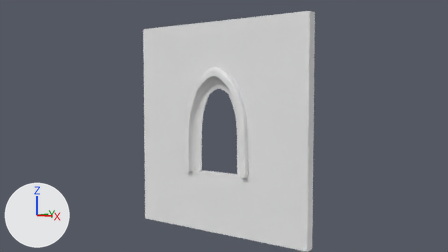
A saved change to the Blender file Assets/Meshes/Window.blend.
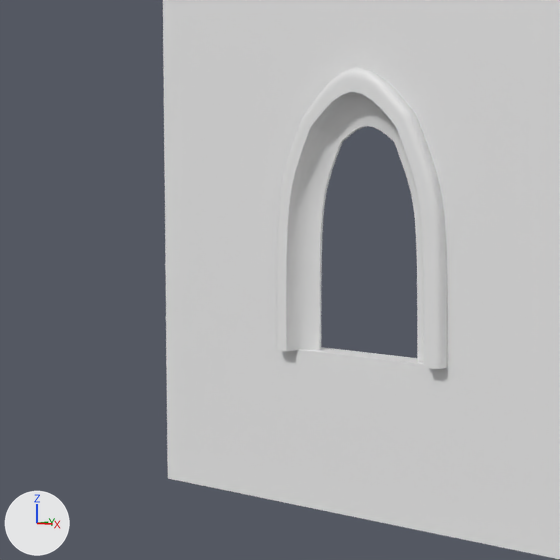
Each version is shown from the file's camera 'Camera', then close up on the part from 19% to 65% of the width and 17% to 99% of the height. The lights are fixed; the arrows at lower left show +X, +Y and +Z.

Names of what the first close-up shows: 'Cube', 'LOD_B_Window44 1'.
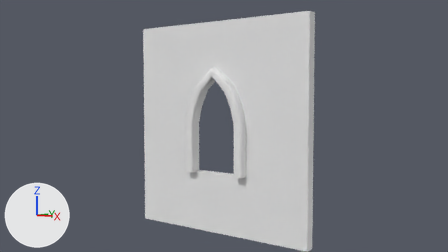
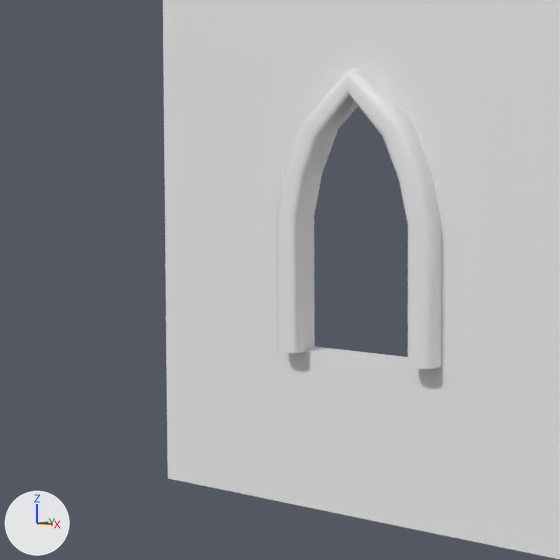
Changed parts and their boxes [x1, y1, x2, y2] in the close-ups (560 x 560 px):
'Cube', deleted: before [276, 67, 447, 369]
'Window Frame Path', added: after [276, 68, 441, 369]

Edits to the bpy script that builds the scene:
```text
Add cu_window_frame_path:
    cu_window_frame_path = bpy.data.curves.new('Window Frame Path', 'CURVE')
    cu_window_frame_path.dimensions = '3D'
    _sp = cu_window_frame_path.splines.new('POLY'); _sp.points.add(8)
    _sp.points.foreach_set('co', [2.6, -0.2, 1.0, 0.01, 2.6, -0.2, 2.0, 0.01, 2.52, -0.2, 2.333, 0.01, 2.364, -0.2, 2.667, 0.01, 2.0, -0.2, 3.0, 0.01, 1.636, -0.2, 2.667, 0.01, 1.48, -0.2, 2.333, 0.01, 1.4, -0.2, 2.0, 0.01, 1.4, -0.2, 1.0, 0.01])
    _sp.points.foreach_set('tilt', [1.571, 1.571, 1.571, 1.571, 1.571, 1.571, 1.571, 1.571, 1.571])
    _sp.order_v = 0
    _sp.resolution_u = 1
    _sp.resolution_v = 0
    _sp.use_endpoint_u = True
    cu_window_frame_path.use_path_clamp = True
    cu_window_frame_path.bevel_mode = 'OBJECT'
    cu_window_frame_path.bevel_resolution = 0
    cu_window_frame_path.resolution_u = 1
    cu_window_frame_path.fill_mode = 'HALF'
    cu_window_frame_path.bevel_object = ob_window_frame_profile_curve
Add cu_window_frame_profile_curve:
    cu_window_frame_profile_curve = bpy.data.curves.new('Window Frame Profile Curve', 'CURVE')
    cu_window_frame_profile_curve.dimensions = '3D'
    _sp = cu_window_frame_profile_curve.splines.new('POLY'); _sp.points.add(71)
    _sp.points.foreach_set('co', [-0.909, -0.999, -0.0435, 0.01, -1.031, -0.996, -0.0457, 0.01, -1.124, -0.988, -0.0474, 0.01, -1.216, -0.972, -0.049, 0.01, -1.304, -0.943, -0.0507, 0.01, -1.386, -0.9, -0.0522, 0.01, -1.458, -0.842, -0.0535, 0.01, -1.516, -0.77, -0.0545, 0.01, -1.559, -0.688, -0.0553, 0.01, -1.588, -0.6, -0.0558, 0.01, -1.604, -0.508, -0.0561, 0.01, -1.612, -0.415, -0.0563, 0.01, -1.615, -0.18, -0.0563, 0.01, -1.616, 0.339, -0.0563, 0.01, -1.48, 0.835, -0.0538, 0.01, -1.07, 1.0, -0.0464, 0.01, -0.411, 1.0, -0.0344, 0.01, 0.474, 1.0, -0.0182, 0.01, 1.224, 1.0, -0.00457, 0.01, 1.474, 1.0, -0.0000173, 0.01, 1.474, 1.0, -0.0000148, 0.01, 1.474, 1.0, -0.0000124, 0.01, 1.474, 1.0, 0.0, 0.01, 1.474, 1.0, 0.0, 0.01, 1.474, 1.0, 0.0, 0.01, 1.475, 1.0, 0.0, 0.01, 1.475, 1.0, 0.0, 0.01, 1.475, 0.999, 0.0, 0.01, 1.475, 0.999, 0.0, 0.01, 1.475, 0.999, 0.0, 0.01, 1.475, 0.975, 0.0, 0.01, 1.475, 0.904, 0.0, 0.01, 1.475, 0.832, 0.0, 0.01, 1.475, 0.806, 0.0, 0.01, 1.474, 0.803, 0.0, 0.01, 1.474, 0.801, -0.000016, 0.01, 1.473, 0.798, -0.0000305, 0.01, 1.472, 0.795, -0.0000525, 0.01, 1.47, 0.793, -0.0000819, 0.01, 1.468, 0.791, -0.000118, 0.01, 1.466, 0.789, -0.00016, 0.01, 1.464, 0.788, -0.000205, 0.01, 1.461, 0.787, -0.000252, 0.01, 1.458, 0.786, -0.000299, 0.01, 1.402, 0.776, -0.00132, 0.01, 1.24, 0.745, -0.00429, 0.01, 1.026, 0.691, -0.00818, 0.01, 0.816, 0.608, -0.012, 0.01, 0.615, 0.499, -0.0157, 0.01, 0.429, 0.368, -0.0191, 0.01, 0.258, 0.216, -0.0222, 0.01, 0.106, 0.0454, -0.0249, 0.01, -0.0247, -0.141, -0.0273, 0.01, -0.133, -0.342, -0.0293, 0.01, -0.216, -0.552, -0.0308, 0.01, -0.271, -0.766, -0.0318, 0.01, -0.301, -0.928, -0.0324, 0.01, -0.311, -0.984, -0.0326, 0.01, -0.312, -0.986, -0.0326, 0.01, -0.313, -0.989, -0.0326, 0.01, -0.314, -0.991, -0.0326, 0.01, -0.316, -0.994, -0.0326, 0.01, -0.318, -0.996, -0.0327, 0.01, -0.32, -0.997, -0.0327, 0.01, -0.323, -0.998, -0.0328, 0.01, -0.326, -0.999, -0.0328, 0.01, -0.328, -1.0, -0.0329, 0.01, -0.331, -1.0, -0.0329, 0.01, -0.357, -1.0, -0.0334, 0.01, -0.429, -1.0, -0.0347, 0.01, -0.553, -1.0, -0.037, 0.01, -0.731, -1.0, -0.0402, 0.01])
    _sp.points.foreach_set('tilt', [0.0, 0.0, 0.0, 0.0, 0.0, 0.0, 0.0, 0.0, 0.0, 0.0, 0.0, 0.0, 0.0, 0.0, 0.0, 0.0, 0.0, 0.0, 0.0, 0.0, 0.0, 0.0, 0.0, 0.0, 0.0, 0.0, 0.0, 0.0, 0.0, 0.0, 0.0, 0.0, 0.0, 0.0, 0.0, 0.0, 0.0, 0.0, 0.0, 0.0, 0.0, 0.0, 0.0, 0.0, 0.0, 0.0, 0.0, 0.0, 0.0, 0.0, 0.0, 0.0, 0.0, 0.0, 0.0, 0.0, 0.0, 0.0, 0.0, 0.0, 0.0, 0.0, 0.0, 0.0, 0.0, 0.0, 0.0, 0.0, 0.0, 0.0, 0.0, 0.0])
    _sp.order_v = 0
    _sp.resolution_u = 1
    _sp.resolution_v = 0
    _sp.use_cyclic_u = True
    _sp.use_smooth = False
    cu_window_frame_profile_curve.use_path_clamp = True
    cu_window_frame_profile_curve.bevel_resolution = 0
    cu_window_frame_profile_curve.resolution_u = 1
    cu_window_frame_profile_curve.fill_mode = 'HALF'
Remove ob_cube:
    ob_cube = bpy.data.objects.new('Cube', me_cube)
Add ob_window_frame_path:
    ob_window_frame_path = bpy.data.objects.new('Window Frame Path', cu_window_frame_path)
    ob_window_frame_path.location = (0.0, 0.0, 0.0)
Add ob_window_frame_profile_curve:
    ob_window_frame_profile_curve = bpy.data.objects.new('Window Frame Profile Curve', cu_window_frame_profile_curve)
    ob_window_frame_profile_curve.location = (1.4, -0.2, 1.0)
    ob_window_frame_profile_curve.scale = (0.1, 0.1, 0.1)
```
